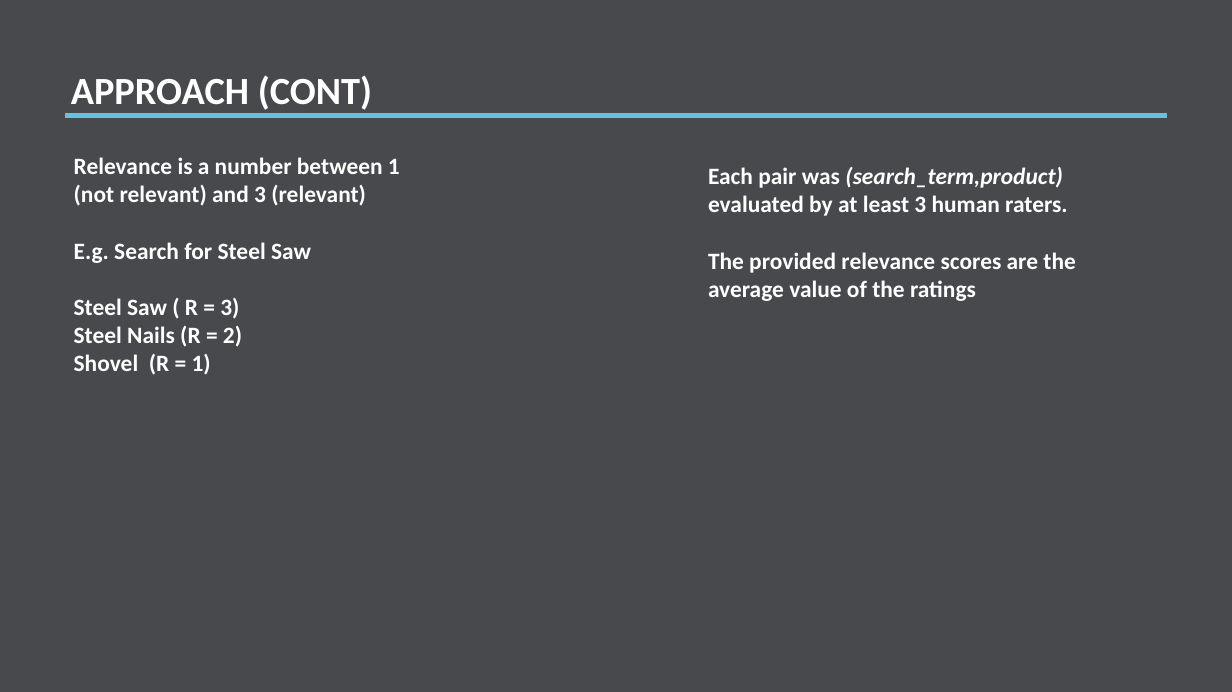
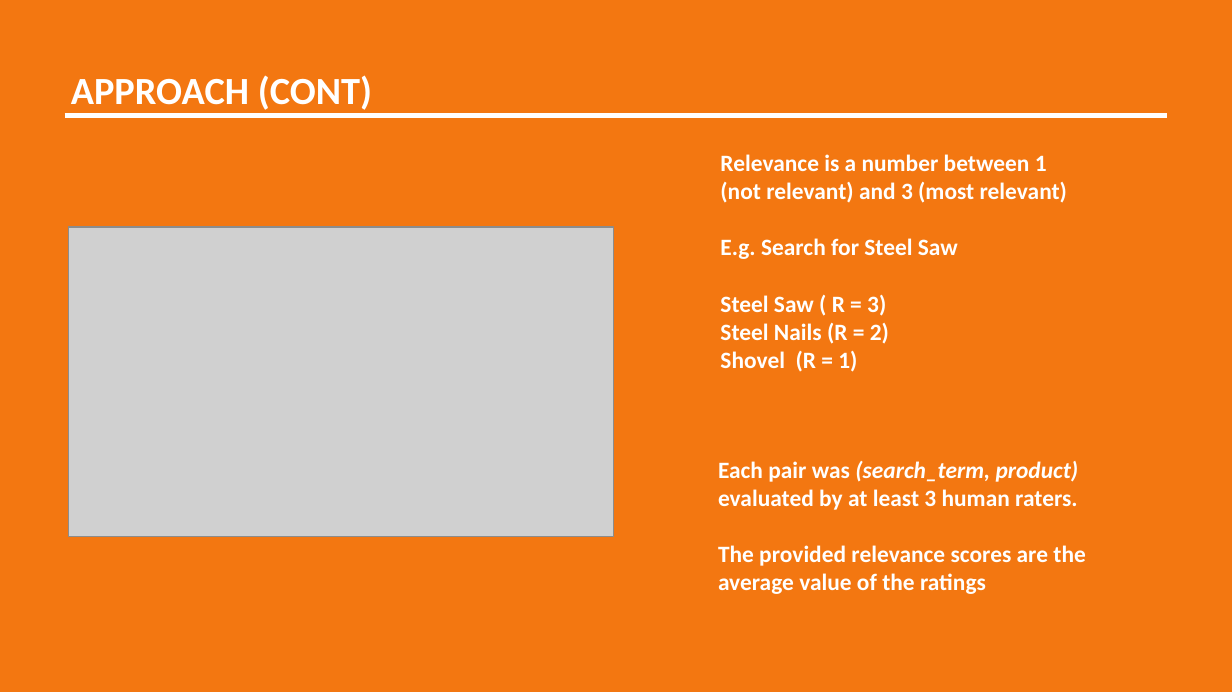
Before and after one commit to misrab/homework, a slide deck: slide 5 of BrandonWong/Project/Presentation.pptx. Drawn at 1232x692 pixels with LibreOffice and Linux fonts; fonts in the diff are those of the drawing; grey boxes stand for pictures. Boxes give left, top, right and bottom in pixels: in the first picture for what was removed or moved away, otherwise in the second. Text is boxed around its words. In the diff, an @@ line names an element or a change of style, - is before the commit and + after.

```diff
--- a/BrandonWong/Project/Presentation.pptx
+++ b/BrandonWong/Project/Presentation.pptx
@@ rectangle at (0, 0, 1232, 692): fill #47494D to #F37711 @@
@@ line (65, 116) - (1167, 116): stroke #64C1E6 3 pt to #FFFFFF 3 pt @@
@@ text "Relevance is a number between ...": place and size @@
-text "Relevance is a number between ..." at (74, 157, 400, 375)
+text "Relevance is a number between ..." at (720, 154, 1067, 372)
@@ text at (720, 154, 1067, 203): text changed @@
-Relevance is a number between 1 (not relevant) and 3 (relevant)
+Relevance is a number between 1 (not relevant) and 3 (most relevant)
@@ picture added at (69, 227, 614, 537) @@
@@ text "Each pair was (search_term, product) ...": place and size @@
-text "Each pair was (search_term, product) ..." at (708, 167, 1075, 301)
+text "Each pair was (search_term, product) ..." at (718, 461, 1085, 594)
@@ text at (718, 461, 1079, 510): spaces changed @@
-Each pair was (search_term,product) evaluated by at least 3 human raters.
+Each pair was (search_term, product) evaluated by at least 3 human raters.
```
Also in this commit, not shown: 8 other slides changed, 1 other file.
